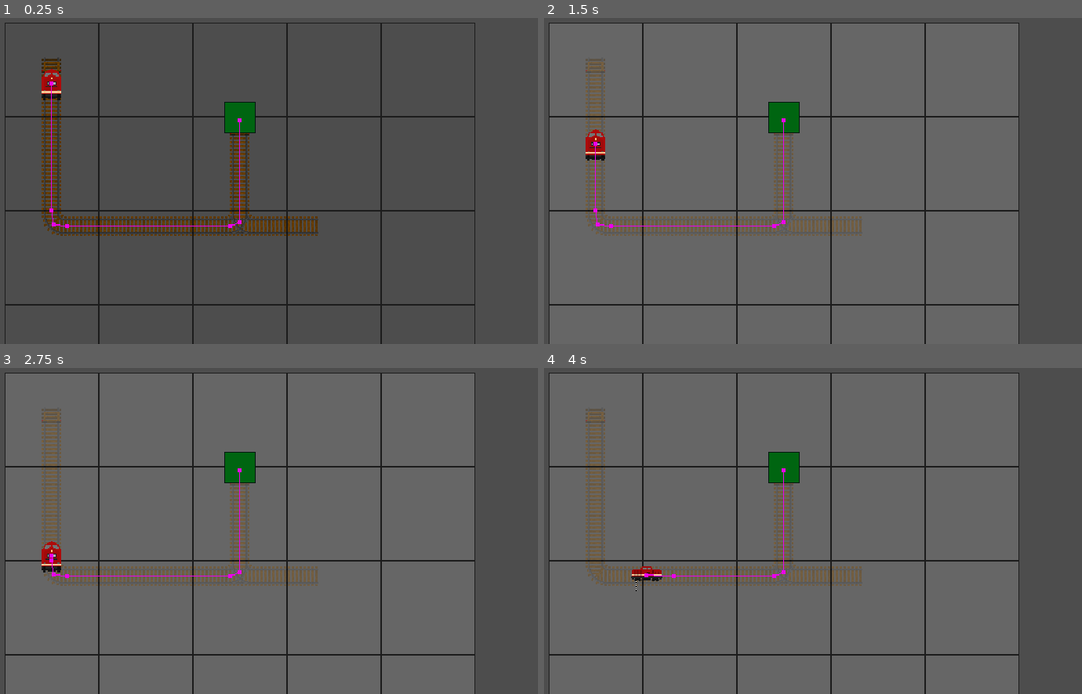
Above: before the commit, frames 1-4 (two rows, left to right).
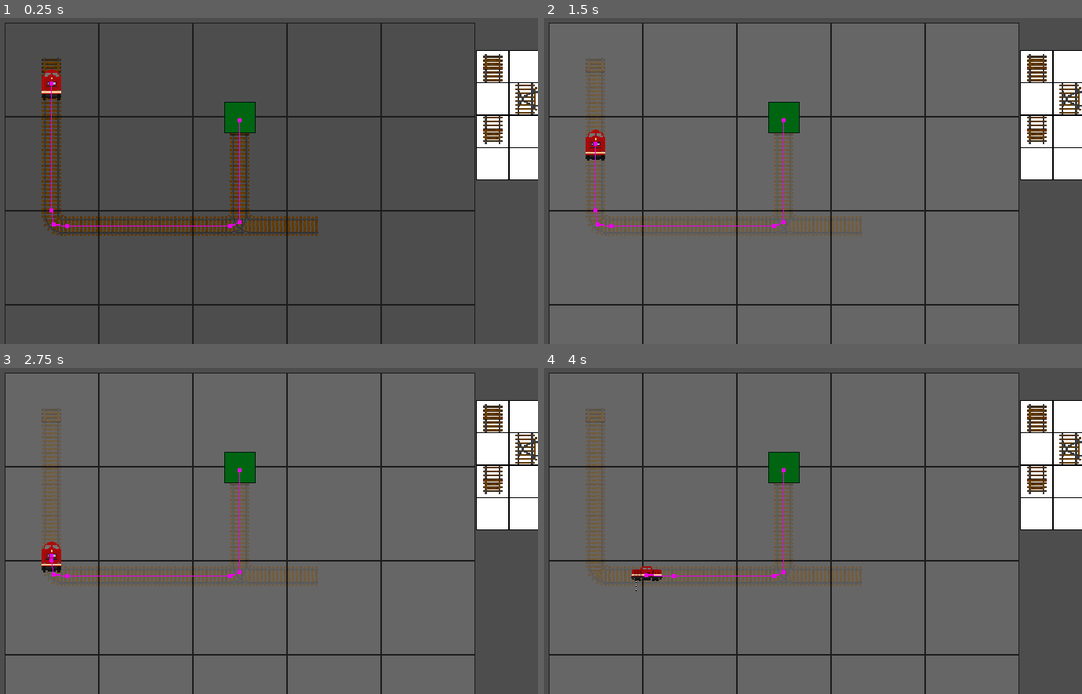
Above: after the commit, the same moments.

Repository: Deadlocz/UOL-Game-Jam-13
Game: Godot game, scene res://Level/schmevel.tscn
Same seed, same stepped clock (60 frames per second), same inputs: the game is played once before the commit and once after it. This scene is started directly instead of the project's main scene. Sound files missing from this copy of the repository are replaced by a short silence.
Inputs (mouse positions are in pixels of both pictures, inside the frame that each line leads up to):
- Up to frame 1 (0.25 s): no input
- Up to frame 2 (1.5 s): move the mouse to (786, 259) at 0.52 s; click (786, 259) at 0.67 s; move the mouse to (802, 272) at 1.27 s; click (802, 272) at 1.42 s
- Up to frame 3 (2.75 s): move the mouse to (209, 576) at 2.02 s; click (209, 576) at 2.17 s
- Up to frame 4 (4 s): move the mouse to (769, 592) at 2.77 s; click (769, 592) at 2.92 s; click (769, 592) at 3.67 s

The runs differ from the first frame. In frame 1, 4.5% of the frame differs, in the area x 88-100%, y 9-50%; in frame 2, 4.5%; in frame 3, 4.5%; in frame 4, 4.5%.

Commit message:
semi working  selection of tiles

Diff:
--- a/train-track-manic/Level/schmevel.tscn
+++ b/train-track-manic/Level/schmevel.tscn
@@ -7,6 +7,7 @@
 [ext_resource type="PackedScene" uid="uid://bo1cpe7ekrm1q" path="res://grid_map/Grid.tscn" id="5_42xew"]
 [ext_resource type="PackedScene" uid="uid://e0bhy6f25e6y" path="res://Actors/Station/Station.tscn" id="6_kx012"]
 [ext_resource type="PackedScene" uid="uid://bit1ui22aykpx" path="res://Actors/Train/Train.tscn" id="7_g0nup"]
+[ext_resource type="PackedScene" uid="uid://d5ryhf3lp2yi" path="res://TileHolder/TrackHolder.tscn" id="8_g0nup"]
 
 [node name="Level" type="Node2D" unique_id=1004307011]
 script = ExtResource("1_hcjw8")
@@ -45,4 +46,7 @@
 position = Vector2(144, 83)
 target = NodePath("../Station")
 
+[node name="Holder" parent="." unique_id=91845701 instance=ExtResource("8_g0nup")]
+position = Vector2(577, 60)
+
 [connection signal="gui_input" from="Grid" to="." method="_on_grid_gui_input"]
--- a/train-track-manic/TileHolder/track_holder.gd
+++ b/train-track-manic/TileHolder/track_holder.gd
@@ -4,31 +4,38 @@
 
 var childs: Array = []
 
+#Muss aus obv gründen gleich lang sein
+var MISSION_ONE:Array = [0, 2, 5, 8, 10]
+var MISSION_ONE_TIMES:Array = [0, 3, 1, 8, 9]
+
+
 
 func _ready() -> void:
-	var tile_scene = load("res://TileHolder/SelectTile/Tile.tscn")
-	var grid = $ColorRect/GridContainer
-
-	for i in range(15):
-		var map:Dictionary
-
-		var tile_instance = tile_scene.instantiate() as SelectTile
-		tile_instance.set_tile(i)
-		tile_instance.set_times(2)
-
-		map = {
-			"key": i,
-			"value": tile_instance
-		}
-
-		var target = grid.get_child(i)
-		target.add_child(tile_instance)
-		childs.append(map)
-
+	activate_certain_tiles(MISSION_ONE)
 	#TODO set here the different tile types
 	pass
 
 
+func activate_certain_tiles(tiles:Array) -> void:
+	var tile_scene = load("res://TileHolder/SelectTile/Tile.tscn")
+	var grid = $ColorRect/GridContainer
+	for i in range(tiles.size()):
+		var tile_to_activate:int = tiles.pop_front()
+
+		var map:Dictionary
+
+		var tile_instance = tile_scene.instantiate() as SelectTile
+		tile_instance.set_tile(tile_to_activate)
+		tile_instance.set_times(MISSION_ONE_TIMES.pop_front())
+
+		map = {
+		"key": tile_to_activate,
+		"value": tile_instance
+		}
+
+		var target = grid.get_child(tile_to_activate)
+		target.add_child(tile_instance)
+		childs.append(map)
 
 
 
